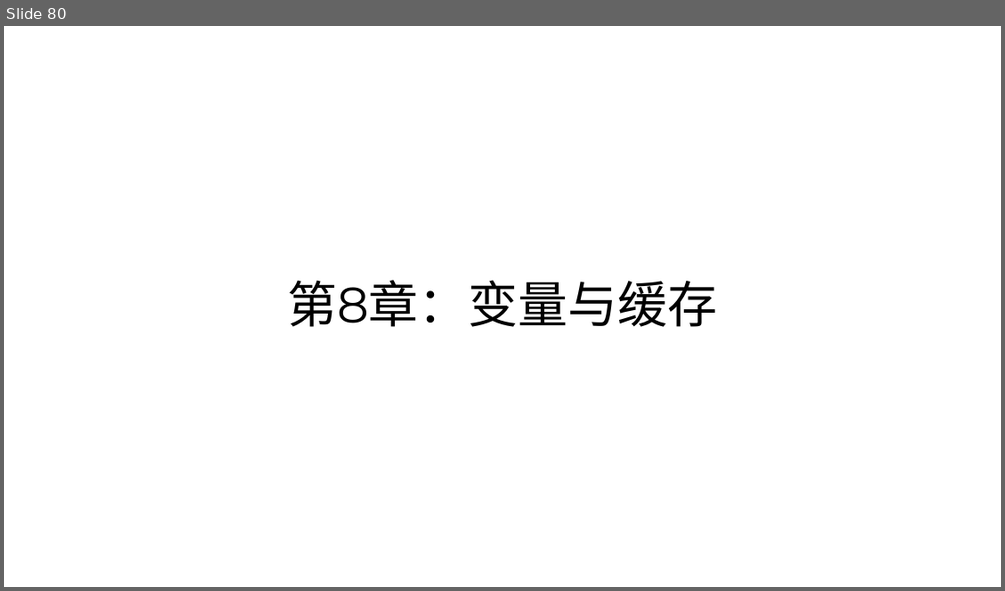
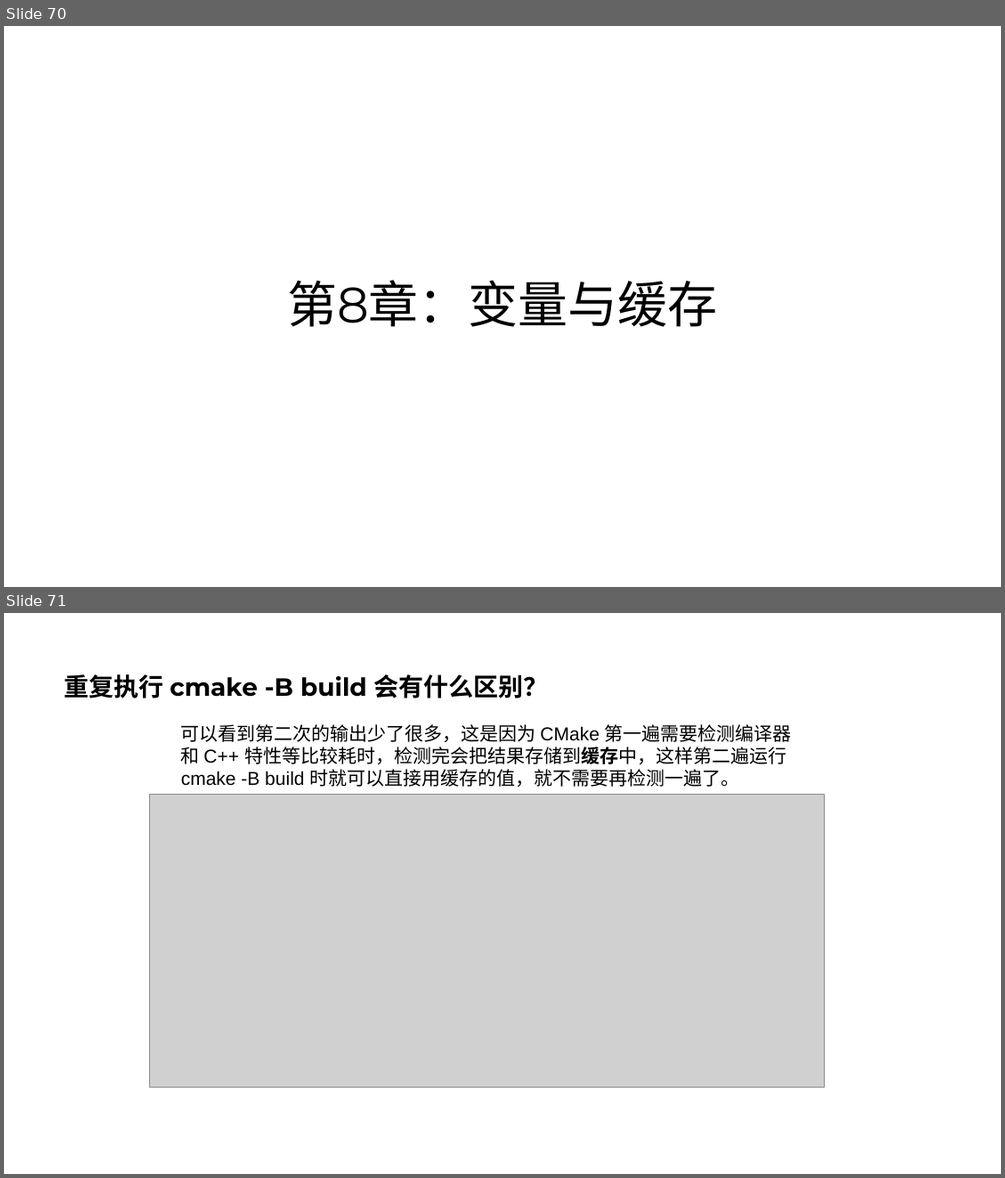
Before and after one commit to parallel101/course, a slide deck: 11/slides.pptx. Shown one above the other, each under a label of ours: slide 80 before the commit, slides 70 and 71 after it. The pictures are 1005x591 and 1005x1178 pixels, drawn with LibreOffice and Linux fonts; fonts in the diff are those of the drawing; grey boxes stand for pictures. Boxes give left, top, right and bottom in pixels: in the first picture for what was removed or moved away, otherwise in the second. Text is boxed around its words. In the diff, an @@ line names an element or a change of style, - is before the commit and + after.

```diff
--- a/11/slides.pptx
+++ b/11/slides.pptx
@@ slide 71 added at (4,613,1001,1174), background #FFFFFF @@
@@ title added at (65,674,549,698), 24 pt, text #000000, bold @@
+重复执行 cmake -B build 会有什么区别？
@@ text added at (181,724,792,787), 18 pt, text #000000 @@
+可以看到第二次的输出少了很多，这是因为 CMake 第一遍需要检测编译器
+和 C++ 特性等比较耗时，检测完会把结果存储到缓存中，这样第二遍运行
+cmake -B build 时就可以直接用缓存的值，就不需要再检测一遍了。
@@ picture added at (149,794,825,1087) @@
@@ what was slide 80 is now slide 70 @@
```
Also in this commit, not shown: 2 slides changed, 16 other slides added, 2 other files.
